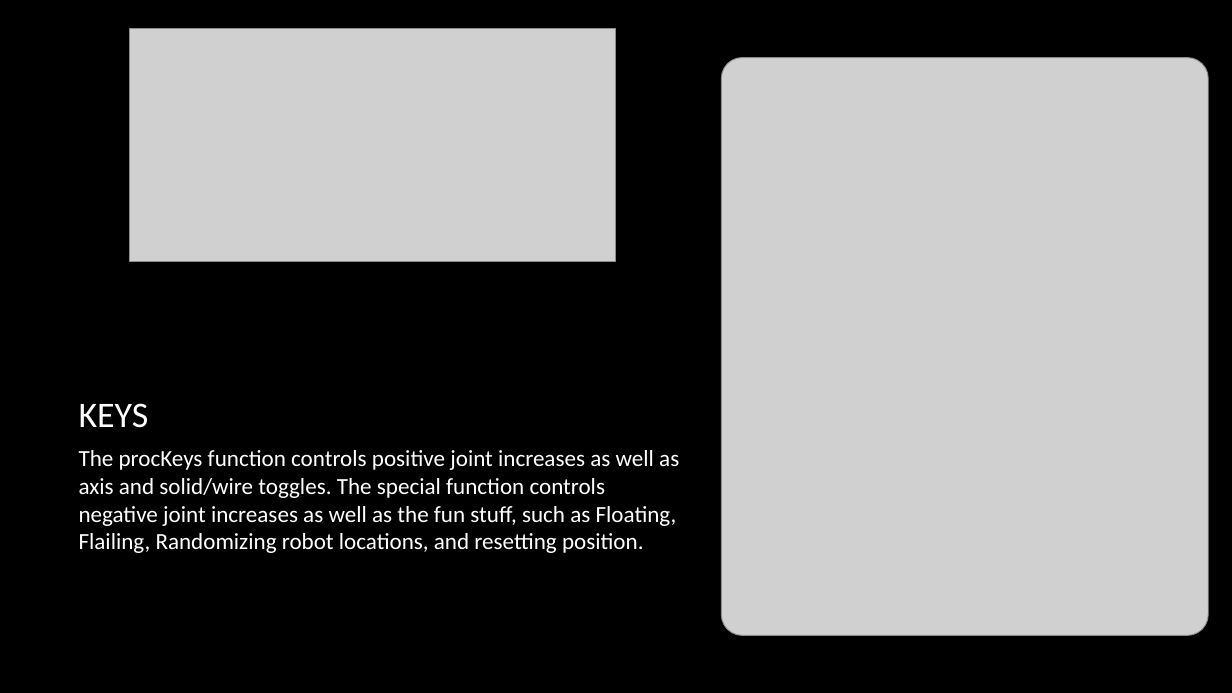
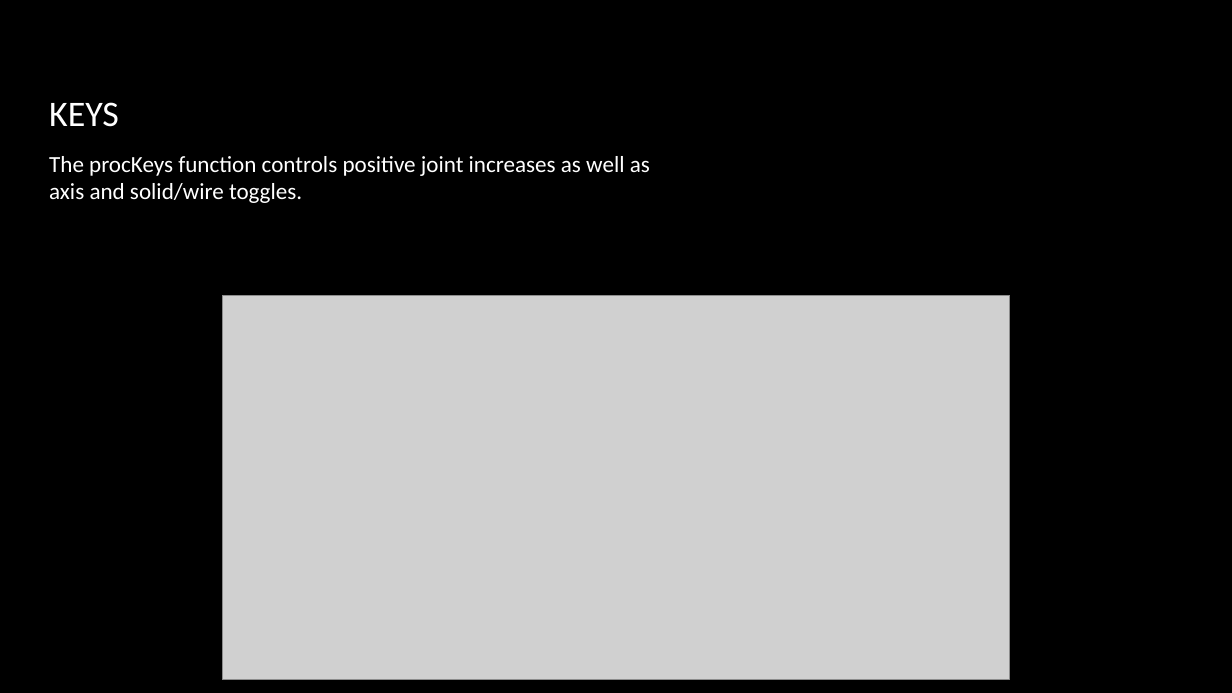
Before and after one commit to Quigmodacon/GraphicsFeverDream, a slide deck: slide 5 of JonathanHansen-Assignment2.pptx. Drawn at 1232x693 pixels with LibreOffice and Linux fonts; fonts in the diff are those of the drawing; grey boxes stand for pictures; background and template pictures are left out. Boxes give left, top, right and bottom in pixels: in the first picture for what was removed or moved away, otherwise in the second. Text is boxed around its words. In the diff, an @@ line names an element or a change of style, - is before the commit and + after.

```diff
--- a/JonathanHansen-Assignment2.pptx
+++ b/JonathanHansen-Assignment2.pptx
@@ title "KEYS" moved from (x1=79, y1=403, x2=149, y2=428) to (x1=49, y1=102, x2=119, y2=127) @@
@@ picture removed at (x1=129, y1=29, x2=616, y2=262) @@
@@ picture removed at (x1=722, y1=57, x2=1209, y2=635) @@
@@ text at (x1=49, y1=156, x2=650, y2=203): text changed @@
-The procKeys function controls positive joint increases as well as axis and solid/wire toggles. The special function controls negative joint increases as well as the fun stuff, such as Floating, Flailing, Randomizing robot locations, and resetting position.
+The procKeys function controls positive joint increases as well as axis and solid/wire toggles.
@@ picture added at (x1=223, y1=295, x2=1010, y2=679) @@
```
Also in this commit, not shown: 8 other slides changed, 1 slide added.
